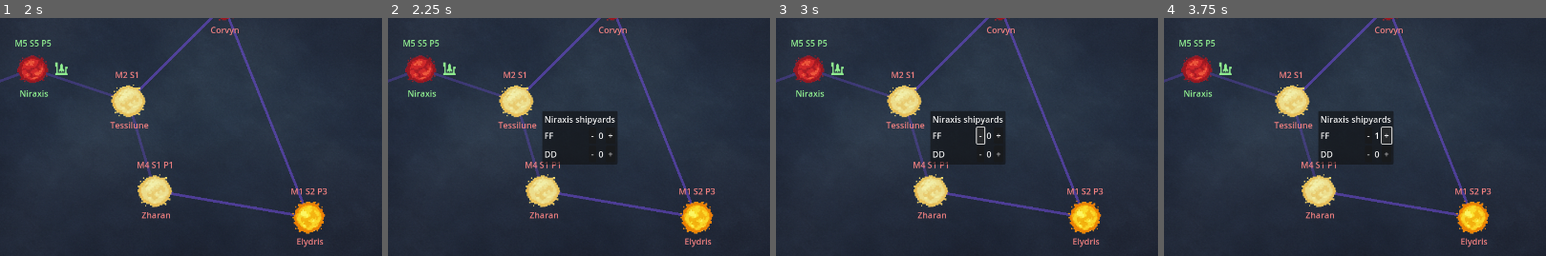
Above: before the commit, frames 1-4 (left to right).
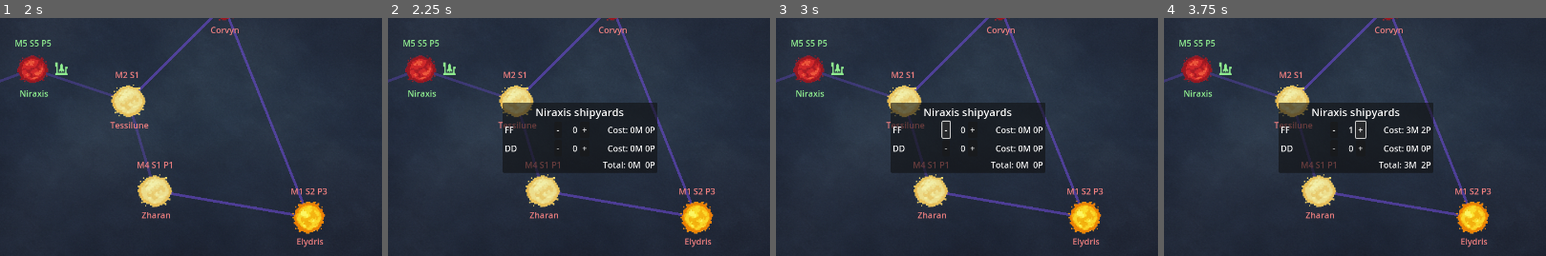
Above: after the commit, the same moments.

Repository: igjese/galaxy-campaign
Game: Godot game, scene res://map.tscn
Same seed, same stepped clock (60 frames per second), same inputs: the game is played once before the commit and once after it.
Inputs:
- Up to frame 1 (2 s): click "End Turn" at 0.5 s; click "Velthara" at 1.25 s
- Up to frame 2 (2.25 s): click "Niraxis" at 2 s
- Up to frame 3 (3 s): click "-" at 2.75 s
- Up to frame 4 (3.75 s): click "+" at 3.5 s
The pictures show only the part of the screen within x 25-75%, y 25-75%; the shares and areas given below are measured in that part.

Frame 1 is identical in both runs. In frame 2, 8.1% of the frame differs, in the area x 30-71%, y 35-66%; in frame 3, 8.2%; in frame 4, 8.2%.

Commit message:
total costs

Diff:
--- a/build_dialog.gd
+++ b/build_dialog.gd
@@ -28,3 +28,24 @@
 
 func _on_line_updated(id: String, count: int):
     build_order[id] = count
+    update_total_cost()
+
+func update_total_cost():
+    var total_mats = 0
+    var total_pers = 0
+
+    for id in build_order.keys():
+        var count = build_order[id]
+        var design = GameData.ship_designs.get(id)
+        if design:
+            total_mats += design.cost_mats * count
+            total_pers += design.cost_pers * count
+
+    $VBox/Total.text = "Total: %dM  %dP" % [total_mats, total_pers]
+
+    '''
+    $VBoxContainer/BuildButton.disabled = (
+        total_mats > GameData.player_materials or
+        total_pers > GameData.player_personnel
+    )
+    '''
--- a/map.tscn
+++ b/map.tscn
@@ -64,8 +64,14 @@
 
 [node name="Shipyard" type="Label" parent="UI/BuildDialog/VBox"]
 layout_mode = 2
+theme_override_font_sizes/font_size = 20
+horizontal_alignment = 1
 
 [node name="LineContainer" type="VBoxContainer" parent="UI/BuildDialog/VBox"]
 layout_mode = 2
 
+[node name="Total" type="Label" parent="UI/BuildDialog/VBox"]
+layout_mode = 2
+horizontal_alignment = 2
+
 [connection signal="pressed" from="UI/EndTurn" to="." method="_on_end_turn_pressed"]
--- a/scenes/LineIncrement.tscn
+++ b/scenes/LineIncrement.tscn
@@ -6,6 +6,7 @@
 script = ExtResource("1_8vawk")
 
 [node name="LineName" type="Label" parent="."]
+custom_minimum_size = Vector2(90, 0)
 layout_mode = 2
 size_flags_horizontal = 3
 text = "SomeName"
@@ -15,12 +16,19 @@
 text = "-"
 
 [node name="Qty" type="Label" parent="."]
+custom_minimum_size = Vector2(26, 0)
 layout_mode = 2
 text = "0"
+horizontal_alignment = 2
 
 [node name="Increase" type="Button" parent="."]
 layout_mode = 2
 text = "+"
 
+[node name="Cost" type="Label" parent="."]
+custom_minimum_size = Vector2(120, 0)
+layout_mode = 2
+horizontal_alignment = 2
+
 [connection signal="pressed" from="Decrease" to="." method="_on_decrease_pressed"]
 [connection signal="pressed" from="Increase" to="." method="_on_increase_pressed"]
--- a/scenes/line_increment.gd
+++ b/scenes/line_increment.gd
@@ -5,11 +5,17 @@
 
 var id := ""
 var count := 0
+var cost_mats := 0
+var cost_pers := 0
+
 
 func setup(line_id: String):
     id = line_id
     $LineName.text = id
     count = 0
+    var design = GameData.ship_designs.get(id)
+    cost_mats = design.cost_mats
+    cost_pers = design.cost_pers
     update_count()
 
 func reset_counts():
@@ -19,6 +25,7 @@
 
 func update_count():
     $Qty.text = str(count)
+    $Cost.text = "Cost: %dM %dP" % [cost_mats * count, cost_pers * count]
     emit_signal("count_changed", id, count)
 
 func _on_decrease_pressed():
